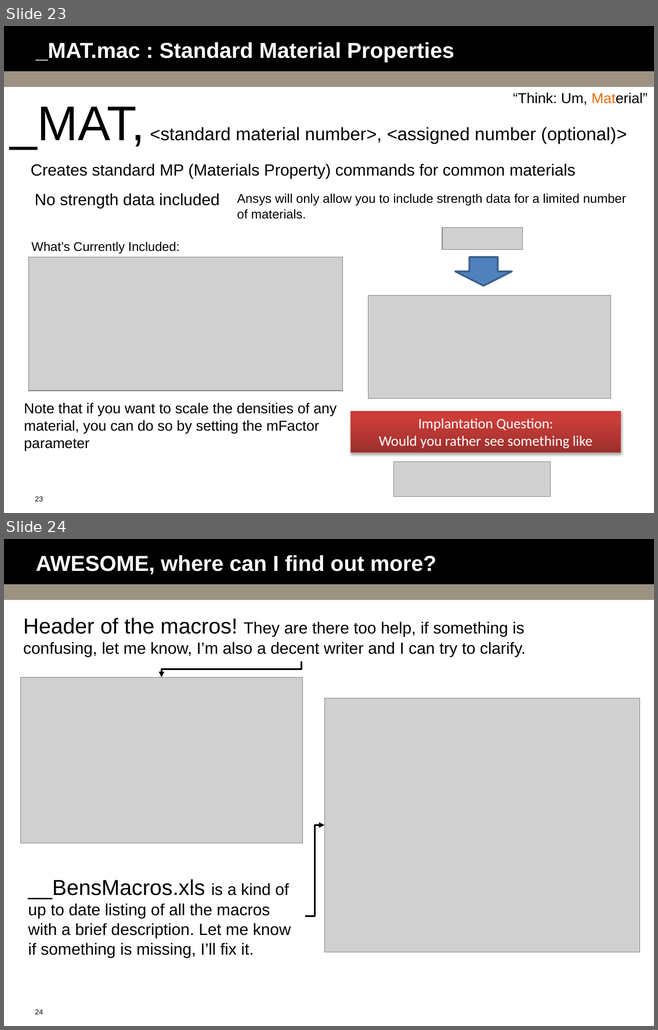
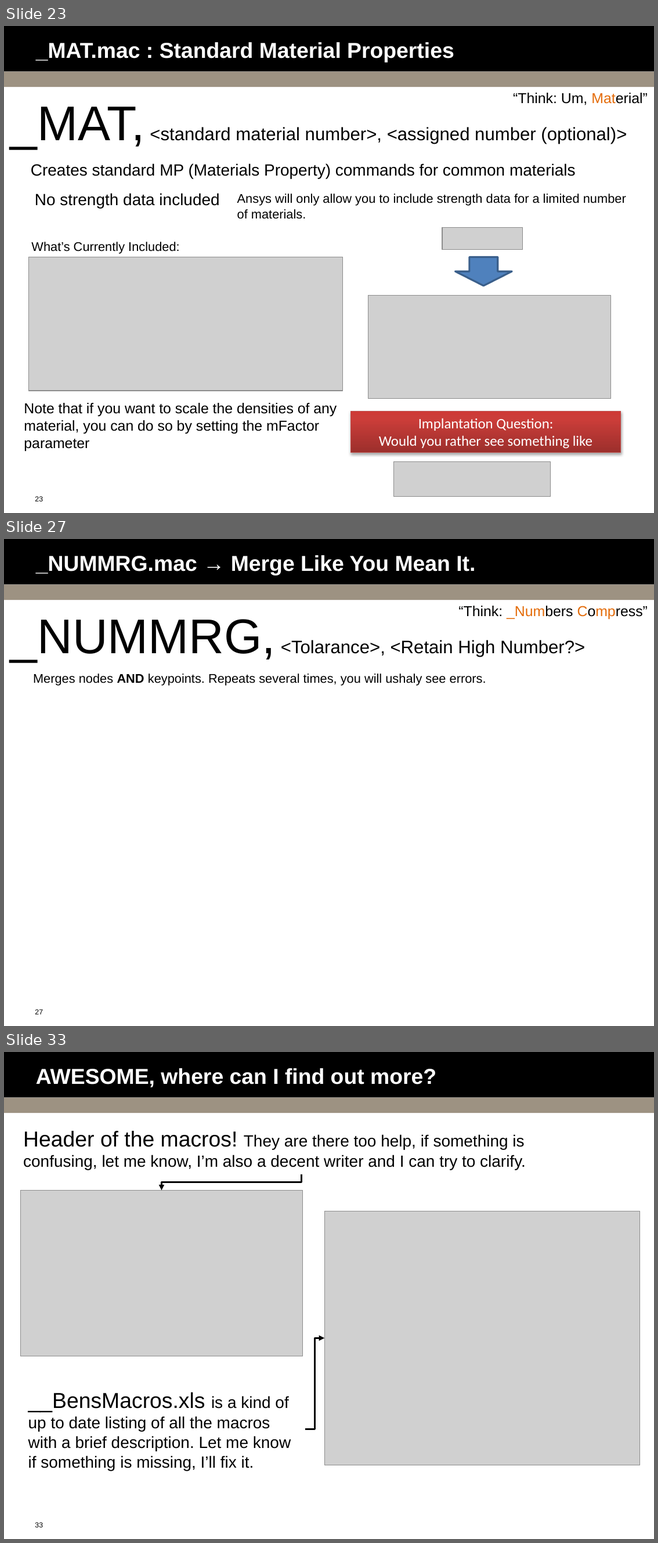
Before and after one commit to bguest/ansys-macros, a slide deck: Macro-Mania.pptx. Shown one above the other, each under a label of ours: slides 23 and 24 before the commit, slides 23, 27 and 33 after it; the slides between them are not shown. The pictures are 658x1030 and 658x1543 pixels, drawn with LibreOffice and Linux fonts; fonts in the diff are those of the drawing; grey boxes stand for pictures; background and template pictures are left out. Boxes give left, top, right and bottom in pixels: in the first picture for what was removed or moved away, otherwise in the second. Text is boxed around its words. In the diff, an @@ line names an element or a change of style, - is before the commit and + after.

```diff
--- a/Macro-Mania.pptx
+++ b/Macro-Mania.pptx
@@ slide 27 added at bbox=[4, 539, 654, 1026], background #FFFFFF; not listed: 3 template elements that a slide beside it also shows @@
@@ title added at bbox=[36, 555, 475, 576], 24 pt, text #FFFFFF, bold @@
+_NUMMRG.mac → Merge Like You Mean It.
@@ text added at bbox=[458, 606, 647, 619], 16 pt, text #000000 @@
+“Think: _Numbers Compress”
@@ text added at bbox=[10, 619, 585, 662], 20 pt, text #000000 @@
+_NUMMRG, <Tolarance>, <Retain High Number?>
@@ text added at bbox=[33, 674, 486, 686], 14 pt, text #000000 @@
+Merges nodes AND keypoints. Repeats several times, you will ushaly see errors.
@@ what was slide 24 is now slide 33 @@
@@ page number at bbox=[35, 1522, 43, 1528]: text changed @@
-24
+33
```
Also in this commit, not shown: 8 other slides added, 2 other files.
